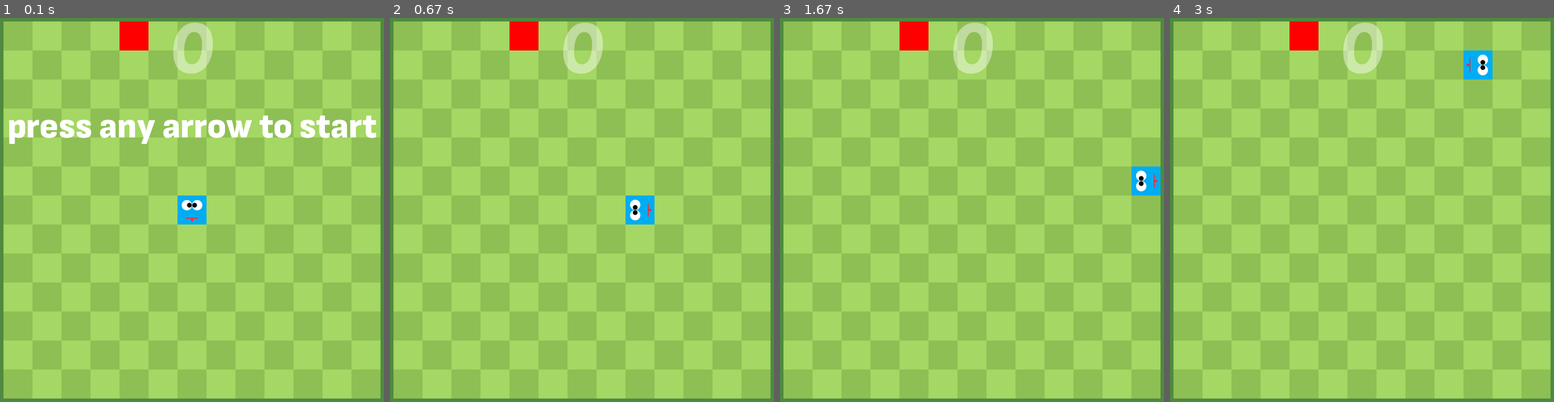
Above: before the commit, frames 1-4 (left to right).
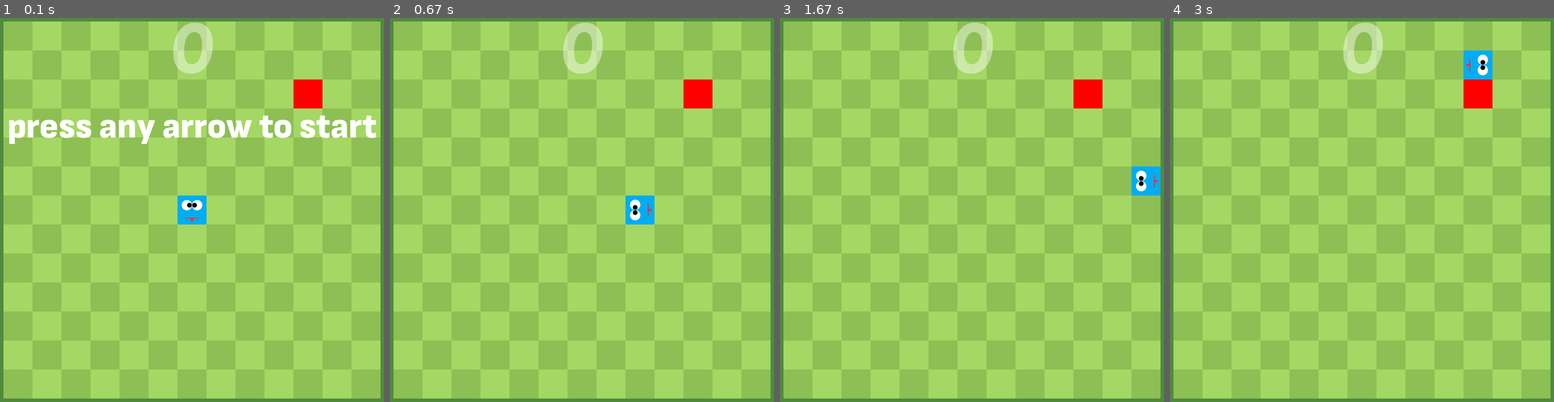
Above: after the commit, the same moments.

Repository: ad1utant/snake-pygame
Game: pygame game, started from main.py
Two runs of this game, one before a commit and one after it. Both use one fixed random seed, a clock stepped at 60 frames per second and the inputs below.
Inputs:
- Up to frame 1 (0.1 s): no input
- Up to frame 2 (0.67 s): hold Right from 0.33 s (still down)
- Up to frame 3 (1.67 s): release Right at 0.8 s; hold Up 0.83-1.13 s; hold Right 1.17-1.63 s
- Up to frame 4 (3 s): hold Up 1.67-2.2 s; hold Left 2.57-2.97 s

The runs differ from the first frame. In frame 1, 1.1% of the frame differs, in the area x 31-84%, y 0-24%; in frame 2, 1.1%; in frame 3, 1.1%; in frame 4, 1.1%.

Commit message:
now fruit cannot spawn on body

Diff:
--- a/fruit.py
+++ b/fruit.py
@@ -4,17 +4,22 @@
 import counter
 
 class Fruit(pygame.sprite.Sprite):
-    def __init__(self,screen,player):
+    def __init__(self,screen,player,direction_list):
         super(Fruit, self).__init__()
         self.surf = pygame.Surface([50,50])
         self.surf.fill([255,0,0])
         self.rect = self.surf.get_rect(center = (-100,-100))
-        self.spawn()
-        print('spawned')
-    def spawn(self):
-        self.rect.x = random.randint(0, 12) * 50 + 25
-        self.rect.y = random.randint(0, 12) * 50 + 25
-    def check(self,player,fruit_group,counter):
+        self.spawn(direction_list)
+    def spawn(self,direction_list):
+        self.x = random.randint(0, 12) * 50 + 25
+        self.y = random.randint(0, 12) * 50 + 25
+        if (self.x,self.y) in direction_list:
+            self.spawn(direction_list)
+        else:
+            self.rect.x = self.x
+            self.rect.y = self.y
+
+    def check(self,player,fruit_group,counter,direction_list):
         if pygame.sprite.spritecollideany(player,fruit_group):
-            self.spawn()
+            self.spawn(direction_list)
             counter.count()
--- a/main.py
+++ b/main.py
@@ -16,6 +16,7 @@
 )
 #deafults variables
 pygame.init()
+direction_list = []
 screen = pygame.display.set_mode([700,700])
 clock = pygame.time.Clock()
 greeting = Greeting()
@@ -23,7 +24,7 @@
 player = Player()
 border = Border()
 board = Board()
-fruit = Fruit(screen,player)
+fruit = Fruit(screen,player,direction_list)
 counter = Counter()
 running = True
 body = Body()
@@ -34,7 +35,7 @@
 fruit_group = pygame.sprite.Group()
 fruit_group.add(fruit)
 body_group = pygame.sprite.Group()
-direction_list = []
+
 while running:
     key_pressed = pygame.key.get_pressed()
     for event in pygame.event.get():
@@ -51,7 +52,7 @@
         direction_list.pop()
     print(direction_list)
     player.check_move(key_pressed)
-    fruit.check(player,fruit_group,counter)
+    fruit.check(player,fruit_group,counter,direction_list)
     border.check(player)
     layout.update(screen)
     board.loop(screen)
